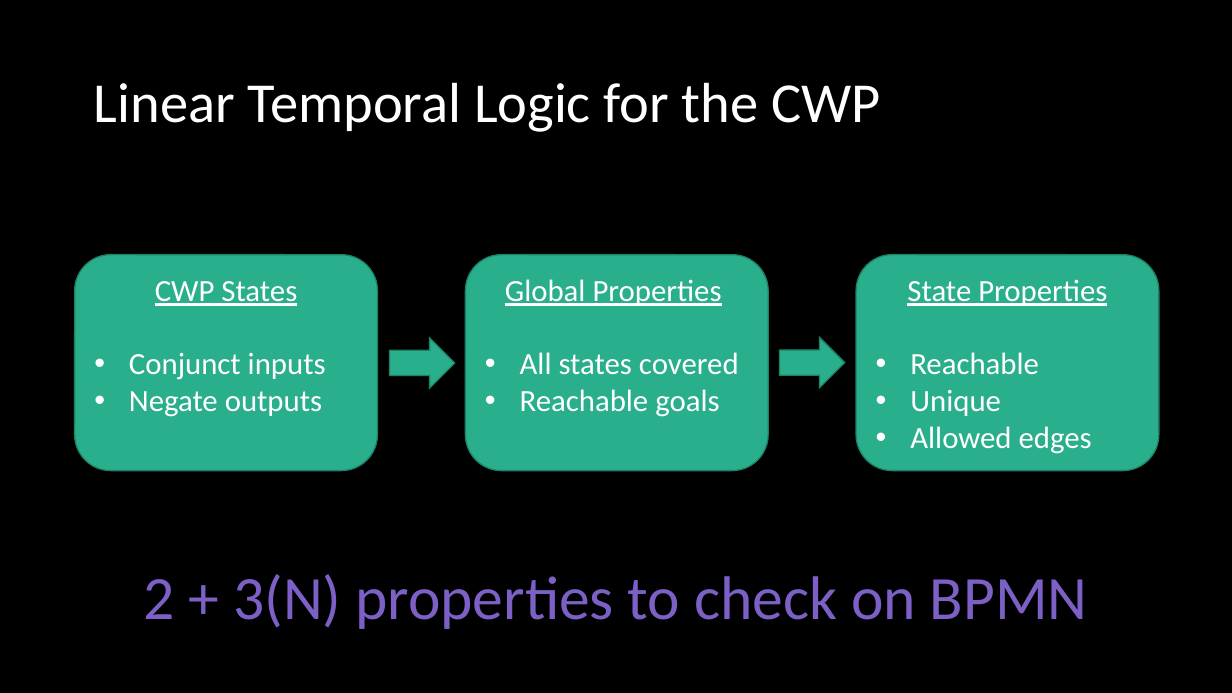
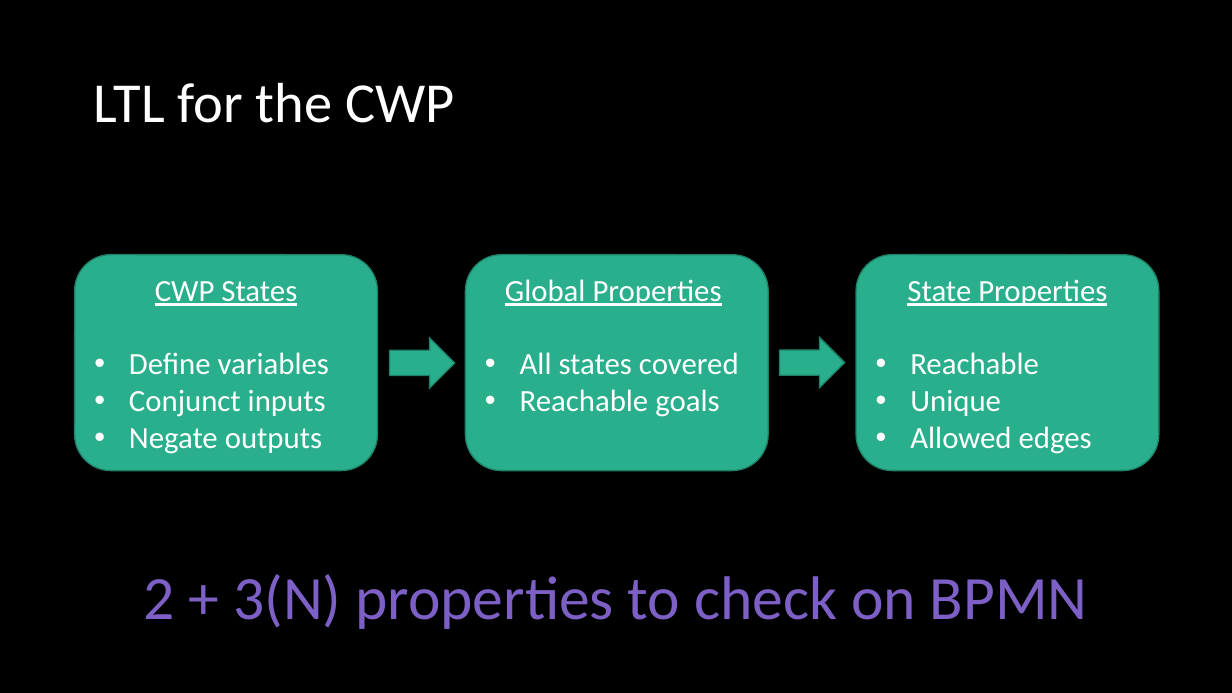
Before and after one commit to ericmercer/SPIN-bpmn-cwp-verification-paper, a slide deck: slide 8 of presentation/syscon-2022.pptx (slide 9 before the commit). Drawn at 1232x693 pixels with LibreOffice and Linux fonts; fonts in the diff are those of the drawing. Boxes give left, top, right and bottom in pixels: in the first picture for what was removed or moved away, otherwise in the second. Text is boxed around its words. In the diff, an @@ line names an element or a change of style, - is before the commit and + after.

```diff
--- a/presentation/syscon-2022.pptx
+++ b/presentation/syscon-2022.pptx
@@ title at box(94, 82, 454, 123): text changed @@
-Linear Temporal Logic for the CWP
+LTL for the CWP
@@ text in rounded rectangle at box(129, 352, 329, 375): paragraph added @@
+• Define variables
```
Also in this commit, not shown: 4 other slides changed, 6 slides added, 1 slide removed.
